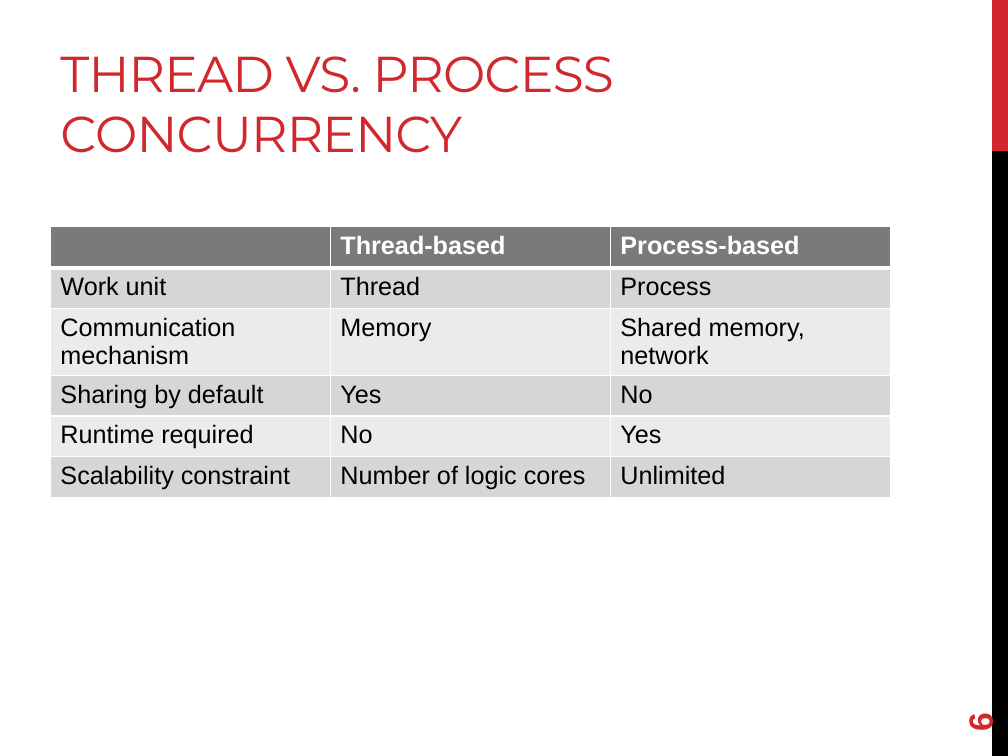
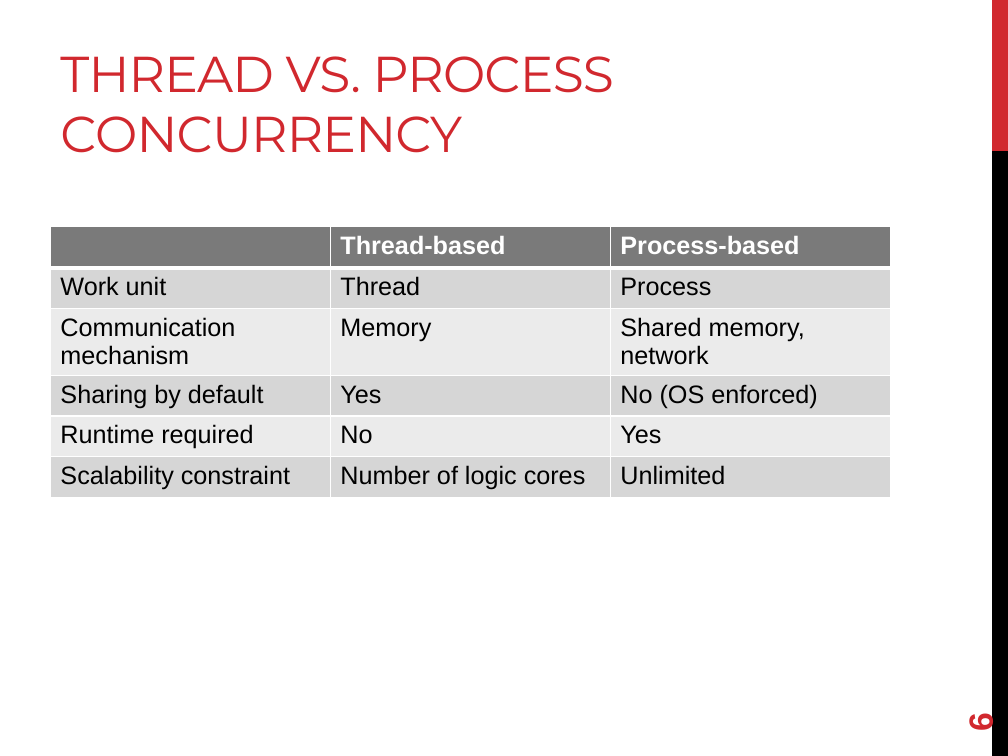
Before and after one commit to joshpeterson/DevelopingConcurrentSoftware, a slide deck: slide 6 of Lectures/Introduction to MPI/Introduction to MPI.pptx. Drawn at 1008x756 pixels with LibreOffice and Linux fonts; fonts in the diff are those of the drawing. Boxes give left, top, right and bottom in pixels: in the first picture for what was removed or moved away, otherwise in the second. Text is boxed around its words. In the diff, an @@ line names an element or a change of style, - is before the commit and + after.

```diff
--- a/Lectures/Introduction to MPI/Introduction to MPI.pptx
+++ b/Lectures/Introduction to MPI/Introduction to MPI.pptx
@@ table at [50,227,891,502] @@
-row 4, column 3: No
+row 4, column 3: No (OS enforced)
```
Also in this commit, not shown: 6 other slides changed, 33 other files.
